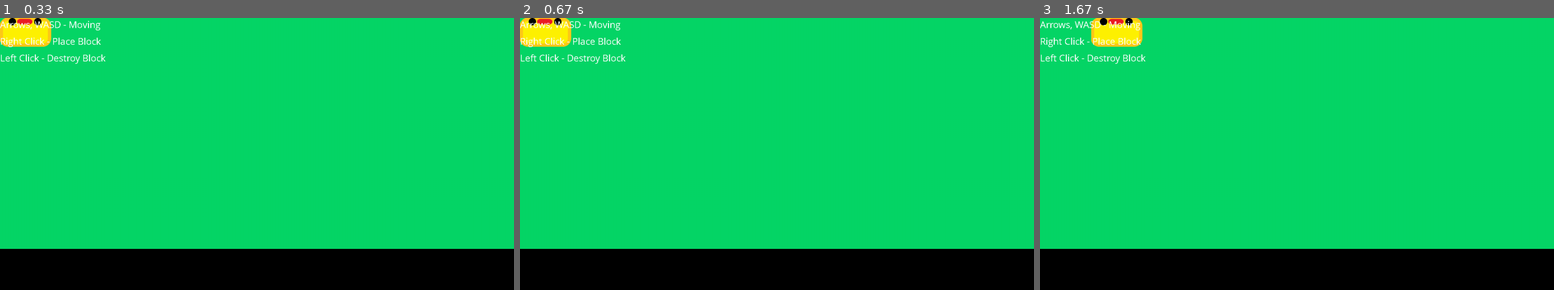
Above: before the commit, frames 1-3 (left to right).
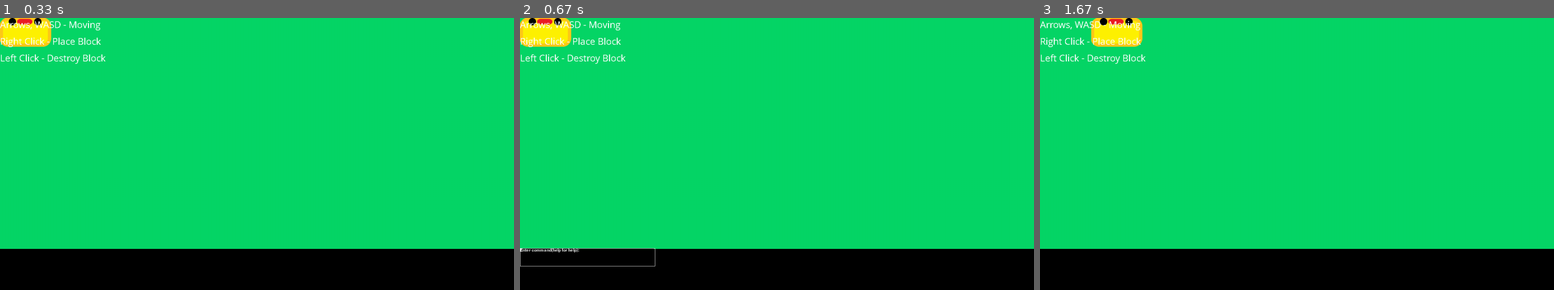
Above: after the commit, the same moments.

Repository: timaaos/PySocketGame
Game: pygame game, started from pygame_version.py
Two runs of this game, one before a commit and one after it. Both use one fixed random seed, a clock stepped at 60 frames per second and the inputs below.
Inputs:
- Up to frame 1 (0.33 s): no input
- Up to frame 2 (0.67 s): tap T at 0.33 s
- Up to frame 3 (1.67 s): tap - at 0.67 s; tap Enter at 1 s; hold Right from 1.43 s (still down)

Frame 1 is identical in both runs. In frame 2, 0.3% of the frame differs, in the area x 0-27%, y 84-92%; in frame 3, nothing differs.

Commit message:
Console for T and command teleport

Diff:
--- a/game_functions.py
+++ b/game_functions.py
@@ -2,6 +2,7 @@
 import sys
 from settings import Settings
 from block import Block
+import inputbox
 
 block_list = []
 pygame.font.init()  # you have to call this at the start,
@@ -9,25 +10,41 @@
 myfont = pygame.font.SysFont('Comic Sans MS', 30)
 
 
-def check_down_events(event, character1):
+def check_down_events(event, character1, screen):
     settings = Settings()
+    if (event.key == pygame.K_t):
+        command = inputbox.ask(screen, "Enter command(help for help)")
+        if command == ['h', 'e', 'l', 'p']:
+            inputbox.say(screen, "TP - teleports player, using: tp;10;10", 0, True)
+        if command[0] == "t" and command[1] == "p":
+            args = "".join(command).split(";")
+            character1.x = (int(args[1]) - 1) * settings.speed_x
+            character1.y = (int(args[2]) - 1) * settings.speed_y
     if (
             event.key == pygame.K_RIGHT or event.key == pygame.K_d) and character1.x + settings.speed_x * 2 < settings.width - (
-            settings.width - settings.admin_width) // 2:
+            settings.width - settings.admin_width) // 2 and not isBlock(character1.x + settings.speed_x, character1.y):
         character1.x += settings.speed_x
         character1.centerx += settings.speed_x
     if (event.key == pygame.K_LEFT or event.key == pygame.K_a) and character1.x - settings.speed_x >= (
-            settings.width - settings.admin_width) // 2:
+            settings.width - settings.admin_width) // 2 and not isBlock(character1.x - settings.speed_x, character1.y):
         character1.x -= settings.speed_x
         character1.centerx -= settings.speed_x
-    if (event.key == pygame.K_UP or event.key == pygame.K_w) and character1.y - settings.speed_y >= 0:
+    if (event.key == pygame.K_UP or event.key == pygame.K_w) and character1.y - settings.speed_y >= 0 and not isBlock(
+            character1.x, character1.y - settings.speed_y):
         character1.y -= settings.speed_y
         character1.centery -= settings.speed_y
     if (
             event.key == pygame.K_DOWN or event.key == pygame.K_s) and character1.y + settings.speed_y * 2 <= settings.admin_height - (
-            settings.admin_height * 0.20):
+            settings.admin_height * 0.20) and not isBlock(character1.x, character1.y + settings.speed_y):
         character1.y += settings.speed_y
         character1.centery += settings.speed_y
+
+
+def isBlock(x, y):
+    for block in block_list:
+        if block[0] == x and block[1] == y:
+            return True
+    return False
 
 
 def check_mouse_events(event):
@@ -48,7 +65,7 @@
             pygame.quit()
             sys.exit()
         elif event.type == pygame.KEYDOWN:
-            check_down_events(event, character1)
+            check_down_events(event, character1, screen)
         if event.type == pygame.MOUSEBUTTONDOWN:
             check_mouse_events(event)
 
--- a/inputbox.py
+++ b/inputbox.py
@@ -20,13 +20,9 @@
 import pygame.font
 import pygame.event
 import pygame.draw
-import os
-import sys
 from pygame.locals import *
 
-
-bad_words_file = os.path.os.path.dirname(os.path.realpath(sys.argv[0])) \
-                 + '/bad_words.txt'
+from settings import Settings
 
 def get_key():
     while 1:
@@ -39,18 +35,20 @@
 
 def display_box(screen, message):
     "Print a message in a box in the middle of the screen"
+    setting = Settings()
     fontobject = pygame.font.Font(None, 18)
     pygame.draw.rect(screen, (0, 0, 0),
-                     ((screen.get_width() / 2) - 100,
-                      (screen.get_height() / 2) - 10,
-                      200, 20), 0)
+                     (0,
+                      (setting.height - 165) - 10,
+                      400, 50), 0)
     pygame.draw.rect(screen, (255, 255, 255),
-                     ((screen.get_width() / 2) - 102,
-                      (screen.get_height() / 2) - 12,
-                      204, 24), 1)
+                     (0,
+                      (setting.height - 165) - 10,
+                      404, 54), 1)
     if len(message) != 0:
         screen.blit(fontobject.render(message, 1, (255, 255, 255)),
-                    ((screen.get_width() / 2) - 100, (screen.get_height() / 2) - 10))
+                    (0,
+                     (setting.height - 165) - 10))
     pygame.display.flip()
 
 
@@ -71,6 +69,18 @@
             current_string.append(chr(inkey))
         display_box(screen, question + ": " + "".join(current_string))
     return "".join(current_string)
+def say(screen,stringtosay,secs,whilenotclicked=False):
+    tick = 0
+    setting = Settings()
+    if(whilenotclicked):
+        while True:
+            display_box(screen, stringtosay)
+            if(not get_key() == None):
+                break
+        return
+    while tick < secs*setting.fps:
+        display_box(screen, stringtosay)
+        tick+=1
 
 
 def main():
--- a/pygame_version.py
+++ b/pygame_version.py
@@ -2,7 +2,6 @@
 from settings import Settings
 from game_functions import check_events, update_screen
 from character import Character
-
 if __name__ == '__main__':
     """Создаем окно в pygame"""
     pygame.init()
